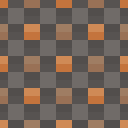
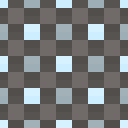
Comparing the layer stacks of the two 128×128 images. Changes:
added layer "cadmium copy" in group "Layer Group copy" over bbox(0, 0, 128, 128)
